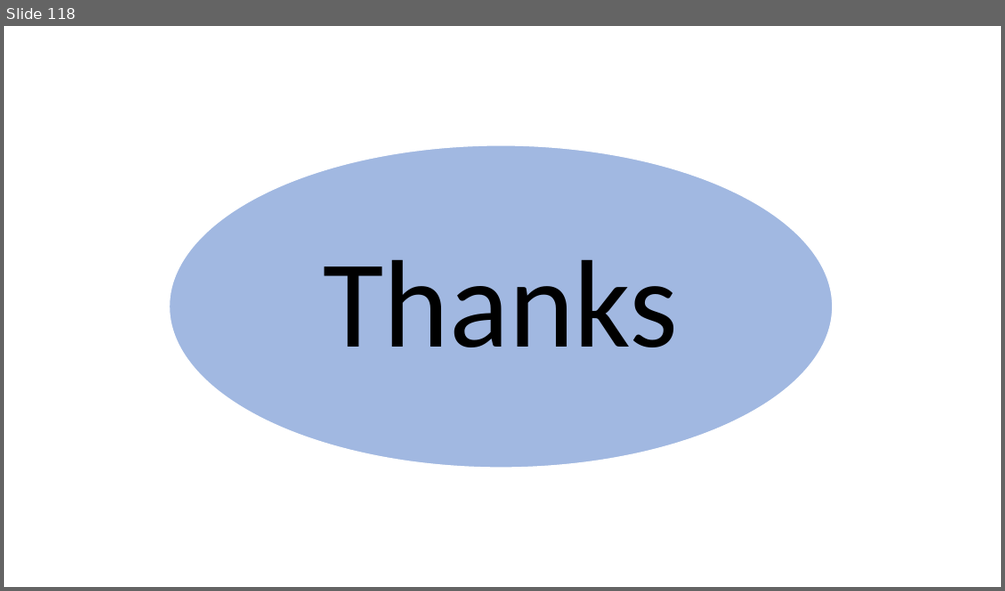
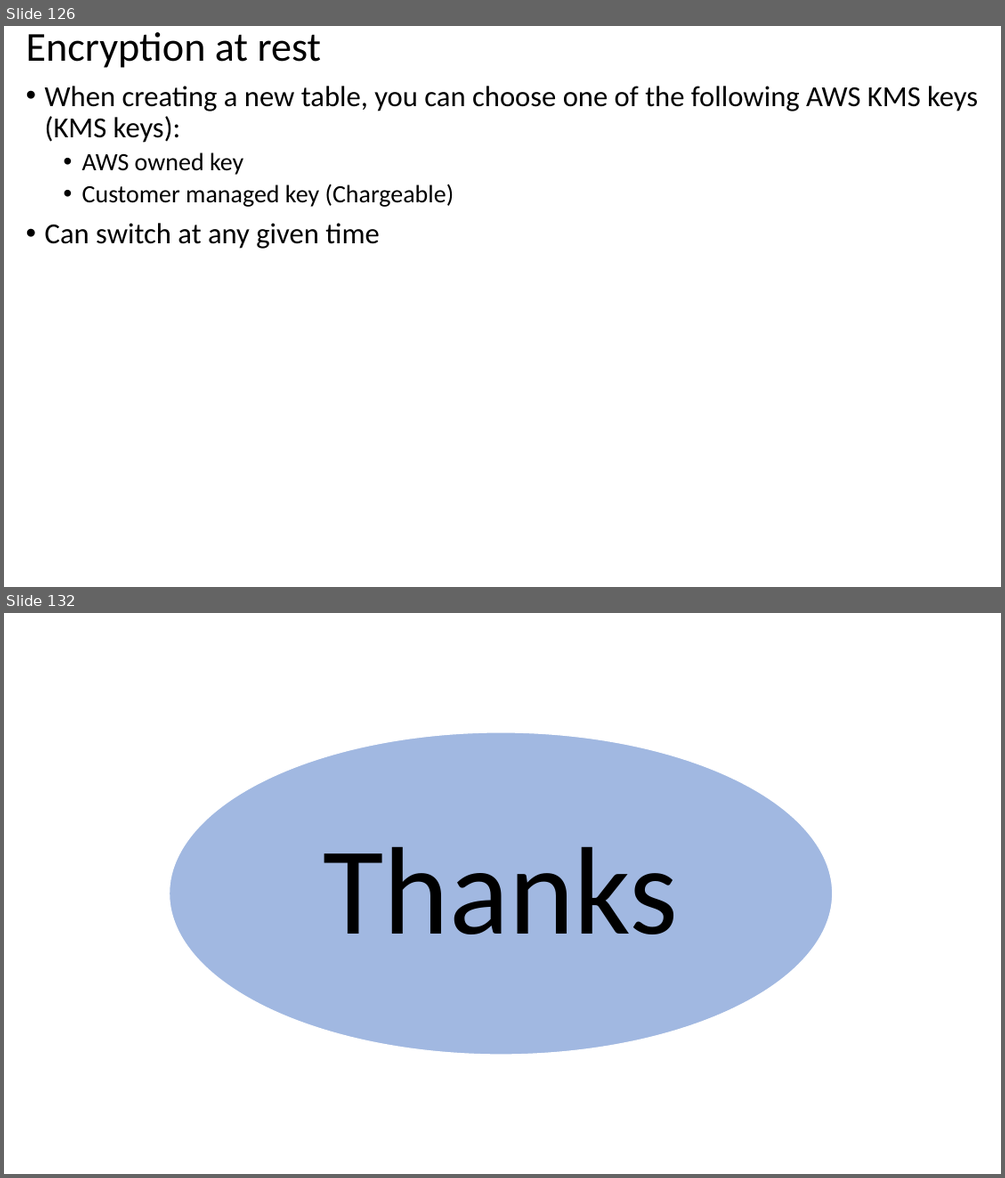
Before and after one commit to atingupta2005/nosql-databases-aws-azure-oct-23, a slide deck: PPTs/3-AWS-Keyspaces.pptx. Shown one above the other, each under a label of ours: slide 118 before the commit, slides 126 and 132 after it; the slides between them are not shown. The pictures are 1005x591 and 1005x1178 pixels, drawn with LibreOffice and Linux fonts; fonts in the diff are those of the drawing. Boxes give left, top, right and bottom in pixels: in the first picture for what was removed or moved away, otherwise in the second. Text is boxed around its words. In the diff, an @@ line names an element or a change of style, - is before the commit and + after.

```diff
--- a/PPTs/3-AWS-Keyspaces.pptx
+++ b/PPTs/3-AWS-Keyspaces.pptx
@@ slide 126 added at [4, 26, 1001, 587], background #FFFFFF @@
@@ title added at [26, 32, 321, 68], 39.6 pt, text #000000 @@
+Encryption at rest
@@ text added at [45, 86, 978, 248], 28 pt, text #000000 @@
+• When creating a new table, you can choose one of the following AWS KMS keys (KMS keys):
+  • AWS owned key
+  • Customer managed key (Chargeable)
+• Can switch at any given time
@@ what was slide 118 is now slide 132 @@
```
Also in this commit, not shown: 42 other slides added, 29 slides removed, 26 other files.
